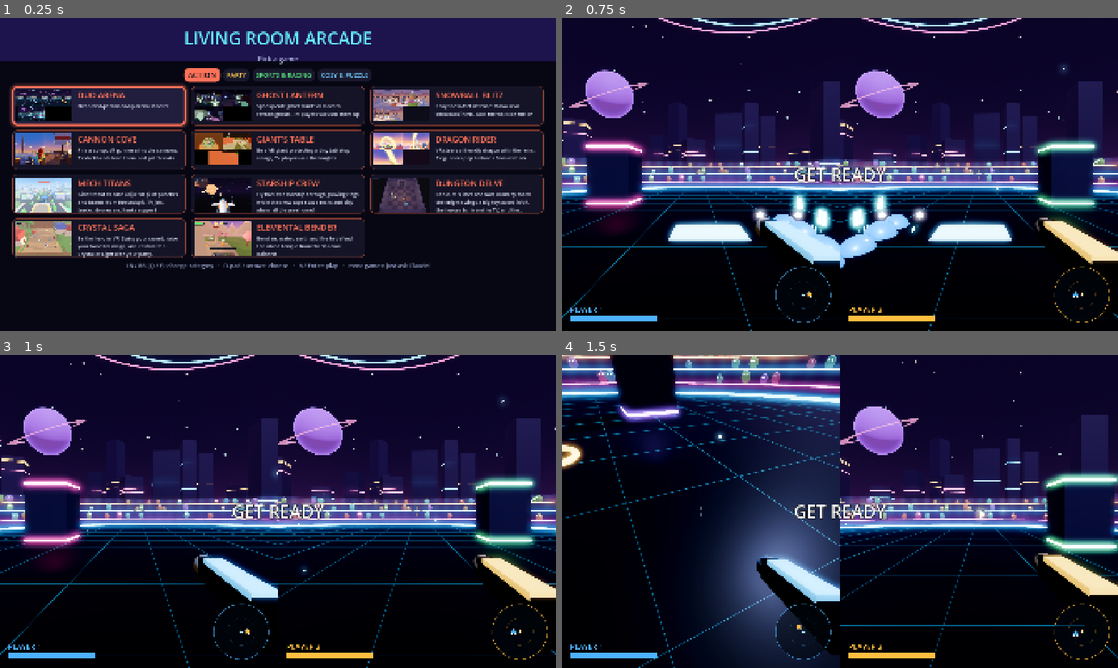
Above: before the commit, frames 1-4 (two rows, left to right).
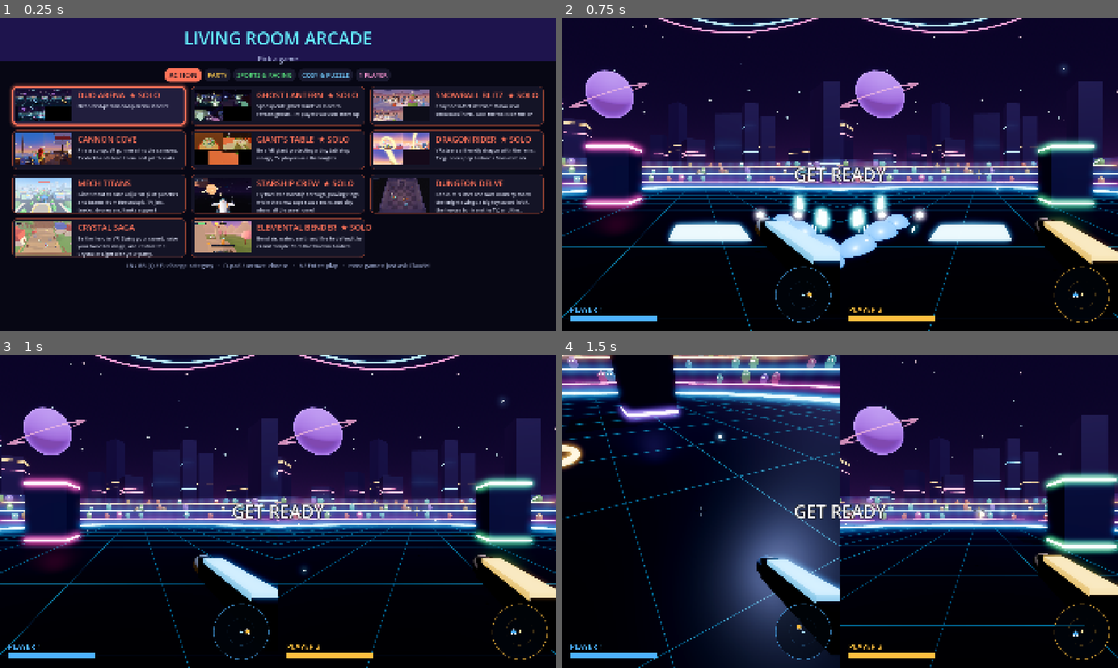
Above: after the commit, the same moments.

Repository: SimonBiggs/claude-code-steam-frame-coop
Game: Godot game, scene res://arcade.tscn
The game is run twice, just before and just after one commit, with the same random seed, the same clock (stepped at 60 frames per second) and the same inputs.
Inputs (mouse positions are in pixels of both pictures, inside the frame that each line leads up to):
- Up to frame 1 (0.25 s): no input
- Up to frame 2 (0.75 s): click (662, 105) at 0.52 s
- Up to frame 3 (1 s): no input
- Up to frame 4 (1.5 s): tap Enter (ui_accept) at 1.25 s; move the mouse to (867, 511) at 1.27 s; hold Up from 1.28 s (still down); hold Q from 1.28 s (still down); click (867, 511) at 1.42 s

The runs differ from the first frame. In frame 1, 1.9% of the frame differs, in the area x 23-97%, y 16-76%; in frame 2, nothing differs; in frame 3, nothing differs; in frame 4, nothing differs.

Commit message:
Pause menu opened without a local pad (remote / network / VR pause) ignores local pads until one claims it with a fresh A; arcade 1 PLAYER filter tab with ★ SOLO badges (SOLO tier table)
Co-Authored-By: Claude Opus 5.5 <noreply@anthropic.com>
Claude-Session: https://claude.ai/code/session_01ATBNLfuZRifyHE5ovBvus7

Co-Authored-By: Claude Opus 5.5 <noreply@anthropic.com>

Diff:
--- a/arcade/arcade.gd
+++ b/arcade/arcade.gd
@@ -88,7 +88,22 @@
 	{"id": "party", "name": "PARTY", "color": Color(1.0, 0.8, 0.3)},
 	{"id": "sports", "name": "SPORTS & RACING", "color": Color(0.35, 0.9, 0.5)},
 	{"id": "cosy", "name": "COSY & PUZZLE", "color": Color(0.45, 0.8, 1.0)},
+	# A filter, not a home category: every game one person can play (SOLO below), made-for-solo ones first.
+	{"id": "solo", "name": "1 PLAYER", "color": Color(1.0, 0.6, 0.85)},
 ]
+## Playable by ONE player (Simon, 2026-10-24: a "supports single player" tier and filter). 2 = made for solo (a solo
+## mode or CPU partners; a ★ badge on the card), 1 = works alone but best with friends, missing = needs people
+## (Hide and Seek, Paint and Guess). From dev.soloCheck() (every game played offscreen with one pad) + each game's
+## own solo features. One table so it lives in one place.
+const SOLO := {
+	"bee_garden": 2, "block_builders": 2, "dodge_ball": 2, "dragon_rider": 2, "duo_arena": 2, "elemental_bender": 2,
+	"ghost_lantern": 2, "giants_table": 2, "kart_race": 2, "kitchen_rush": 2, "marble_maze": 2, "obstacle_rush": 2,
+	"party_board": 2, "penalty_shootout": 2, "rocket_workshop": 2, "roller_coaster": 2, "snowball_blitz": 2,
+	"snowman_maker": 2, "starship_crew": 2, "treasure_dig": 2,
+	"balloon_pop": 1, "bubble_bath": 1, "cannon_cove": 1, "crystal_saga": 1, "dungeon_delve": 1, "fishing_lake": 1,
+	"fruit_catch": 1, "mech_titans": 1, "mini_golf_party": 1, "paper_planes": 1, "rhythm_band": 1,
+	"sheep_round_up": 1, "tiny_town_tycoon": 1, "tower_stack": 1, "whack_a_mole": 1,
+}
 const VrText := preload("res://core/vr_text.gd")
 const DEFAULT_PORT := 7777
 const JOIN_TIMEOUT_MS := 5000
@@ -452,10 +467,16 @@
 	var out: Array[int] = []
 	for c in CATEGORIES.size():
 		for g in GAMES:
-			if str(g.get("cat", "action")) == str(CATEGORIES[c].id):
+			if _in_category(g, str(CATEGORIES[c].id)):
 				out.append(c)
 				break
 	return out
+
+
+func _in_category(g: Dictionary, cat_id: String) -> bool:
+	if cat_id == "solo":
+		return int(SOLO.get(str(g.get("id", "")), 0)) > 0
+	return str(g.get("cat", "action")) == cat_id
 
 
 func _cat_index_of(game_index: int) -> int:
@@ -472,9 +493,15 @@
 	if t.is_empty():
 		return out
 	var c: int = t[clampi(tab, 0, t.size() - 1)]
+	var id := str(CATEGORIES[c].id)
 	for i in GAMES.size():
-		if str(GAMES[i].get("cat", "action")) == str(CATEGORIES[c].id):
+		if _in_category(GAMES[i], id):
 			out.append(i)
+	if id == "solo":  # made-for-solo games first, otherwise the usual order
+		out.sort_custom(func(a: int, b: int) -> bool:
+			var sa := int(SOLO.get(str(GAMES[a].id), 0))
+			var sb := int(SOLO.get(str(GAMES[b].id), 0))
+			return sa > sb if sa != sb else a < b)
 	return out
 
 
@@ -571,7 +598,7 @@
 	v.add_theme_constant_override("separation", 6)
 	row.add_child(v)
 	var name_label := Label.new()
-	name_label.text = str(g.name)
+	name_label.text = str(g.name) + ("  ★ SOLO" if int(SOLO.get(str(g.id), 0)) == 2 else "")
 	name_label.mouse_filter = Control.MOUSE_FILTER_IGNORE
 	name_label.add_theme_font_size_override("font_size", 28)
 	name_label.add_theme_color_override("font_color", colour)
--- a/core/pause_menu.gd
+++ b/core/pause_menu.gd
@@ -8,7 +8,9 @@
 var panel: ColorRect
 var buttons: Array[Button] = []
 var who := 1  # party games: the slot that opened the menu (sent with the pause, 1 otherwise)
-## Who may drive the open menu: the pad that opened it (-2 = the keyboard; -1 = opened from elsewhere: any pad).
+## Who may drive the open menu: the pad that opened it (-2 = the keyboard). -3 = opened without a local pad (a
+## remote / VR / network pause, or code calling _open()): no local pad drives it until one CLAIMS it with a fresh A
+## (pressed after being released), so a player still playing can't press "Back to Arcade" for everyone.
 ## Other players still holding a stick / mashing A must not move the highlight or press Restart.
 var opener_device := -1
 var _a_released := {}  # device -> true once its A was let go after the menu opened (a held A doesn't count)
@@ -71,11 +73,17 @@
 	var joy_dev := -99
 	if event is InputEventJoypadButton or event is InputEventJoypadMotion:
 		joy_dev = event.device
+	if pad and not pad.pressed and pad.button_index == JOY_BUTTON_A:
+		_a_released[pad.device] = true
+	if panel.visible and joy_dev != -99 and opener_device == -3 and not toggle:
+		get_viewport().set_input_as_handled()
+		if pad and pad.pressed and pad.button_index == JOY_BUTTON_A and _a_released.get(pad.device, false):
+			opener_device = pad.device  # claimed: this pad drives the menu from now on (this press only claims)
+			_a_released[pad.device] = false
+		return
 	if panel.visible and joy_dev != -99 and opener_device >= 0 and joy_dev != opener_device and not toggle:
 		get_viewport().set_input_as_handled()
 		return
-	if pad and not pad.pressed and pad.button_index == JOY_BUTTON_A:
-		_a_released[pad.device] = true
 	# A presses the highlighted button (once that pad's A was released since opening), B resumes: ui_accept has no
 	# pad button, so on a Deck / without Steam's keyboard mapping A did nothing ("I can't press A to quit game").
 	if pad and pad.pressed and panel.visible and not toggle:
@@ -96,8 +104,7 @@
 		_resume()
 	else:
 		who = _slot_of(-2 if key != null else pad.device)
-		opener_device = -2 if key != null else pad.device
-		_open()
+		_open(-2 if key != null else pad.device)
 
 
 ## Party games: which slot pressed Start / Esc (-2 = the keyboard). Others: 1, as before.
@@ -132,7 +139,8 @@
 	return not any_owned
 
 
-func _open() -> void:
+func _open(by_device: int = -3) -> void:
+	opener_device = by_device
 	_a_released.clear()
 	panel.visible = true
 	get_tree().paused = true
